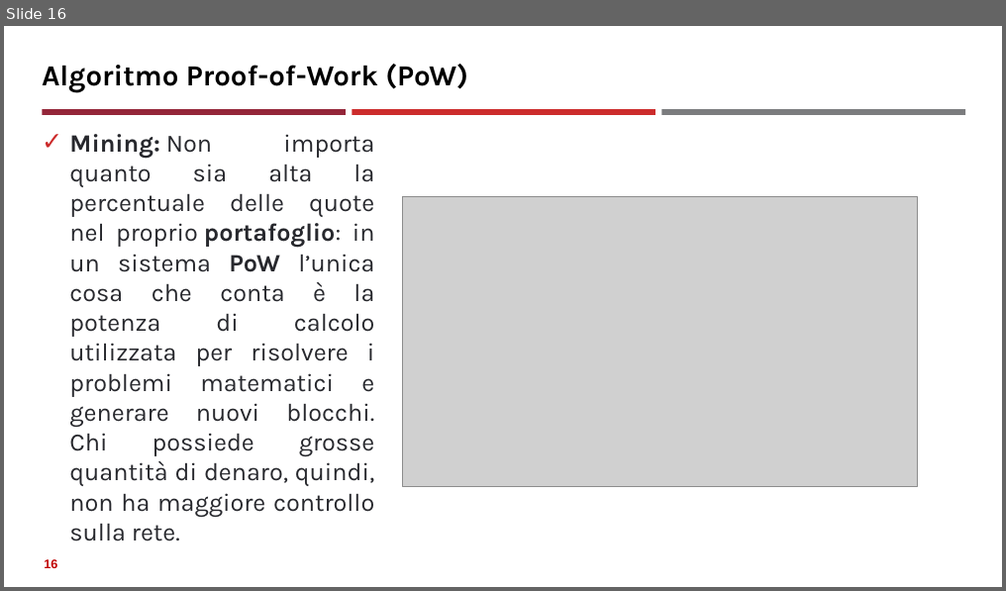
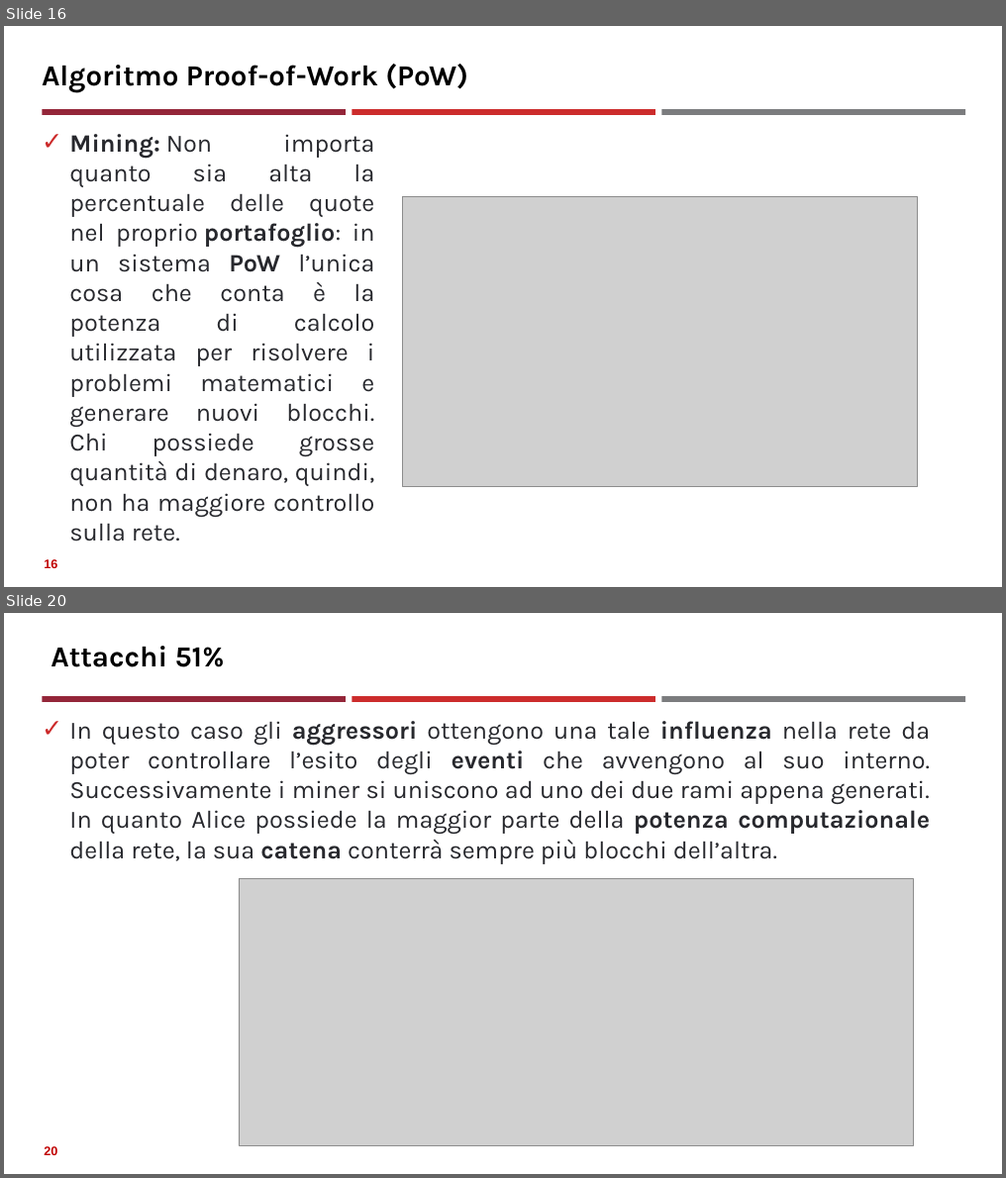
Before and after one commit to neural1977/data_science_interview_material, a slide deck: Assicurazioni/Algoritmi di consenso distribuito_ita.pptx. Shown one above the other, each under a label of ours: slide 16 before the commit, slides 16 and 20 after it; the slides between them are not shown. The pictures are 1006x591 and 1006x1178 pixels, drawn with LibreOffice and Linux fonts; fonts in the diff are those of the drawing; grey boxes stand for pictures. Boxes give left, top, right and bottom in pixels: in the first picture for what was removed or moved away, otherwise in the second. Text is boxed around its words. In the diff, an @@ line names an element or a change of style, - is before the commit and + after.

```diff
--- a/Assicurazioni/Algoritmi di consenso distribuito_ita.pptx
+++ b/Assicurazioni/Algoritmi di consenso distribuito_ita.pptx
@@ slide 20 added at <box>4,613,1002,1174</box>, background #FFFFFF; not listed: 3 template elements that a slide beside it also shows @@
@@ title added at <box>51,646,225,667</box>, 28 pt, text #000000, bold @@
+Attacchi 51%
@@ text added at <box>69,721,930,864</box>, 24 pt, text #27282D @@
+✓ In questo caso gli aggressori ottengono una tale influenza nella rete da poter controllare l’esito degli eventi che avvengono al suo interno. Successivamente i miner si uniscono ad uno dei due rami appena generati. In quanto Alice possiede la maggior parte della potenza computazionale della rete, la sua catena conterrà sempre più blocchi dell’altra.
@@ picture added at <box>239,878,913,1146</box> @@
@@ page number added at <box>44,1147,57,1156</box>, 12 pt, text #C00000, bold @@
+20
```
Also in this commit, not shown: 14 slides changed, 4 other slides added, 1 slide removed, 26 other files.
